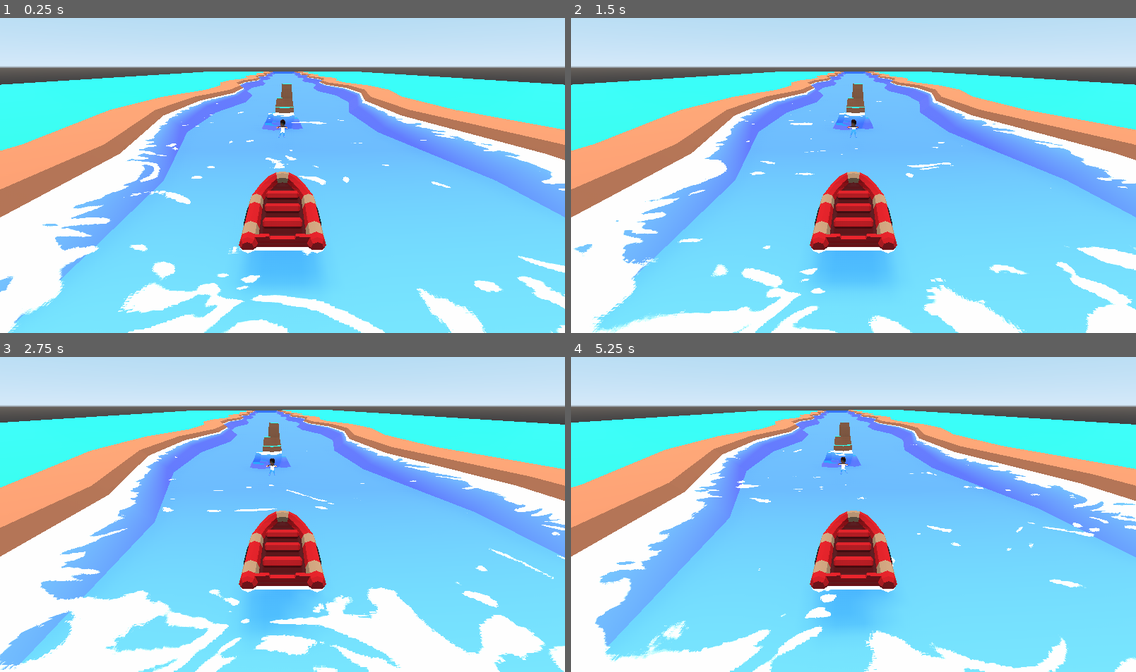
Above: before the commit, frames 1-4 (two rows, left to right).
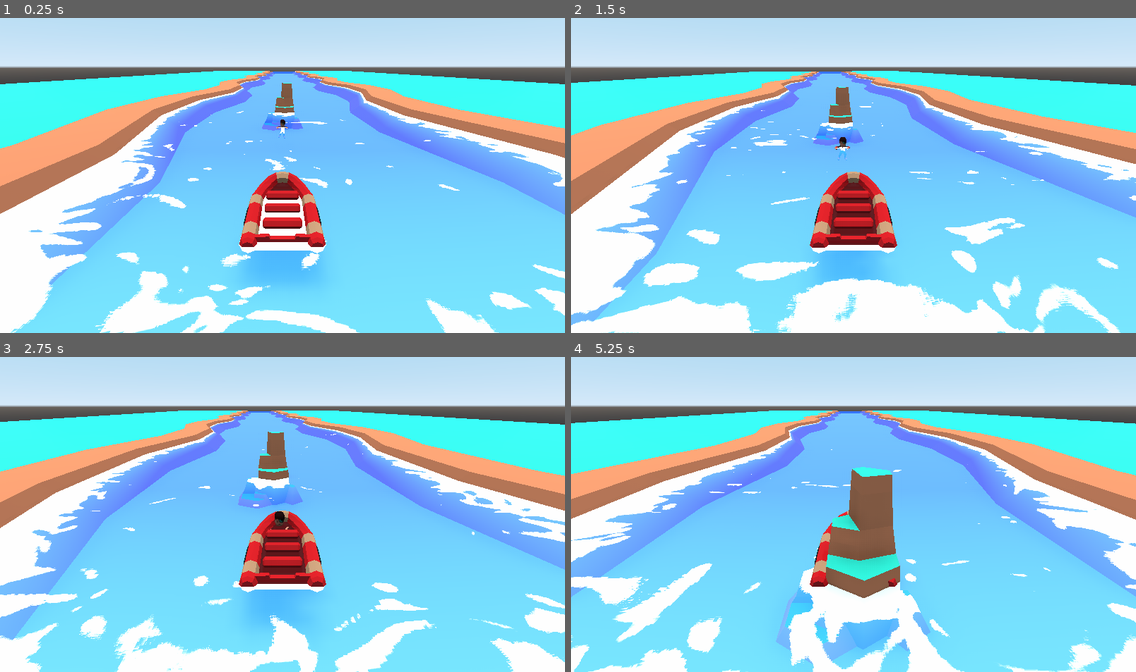
Above: after the commit, the same moments.

Repository: dnadan2/lazy-rapids
Game: Godot game, scene res://Root.tscn
The game is run twice, just before and just after one commit, with the same random seed, the same clock (stepped at 60 frames per second) and the same inputs.
Inputs (mouse positions are in pixels of both pictures, inside the frame that each line leads up to):
- Up to frame 1 (0.25 s): no input
- Up to frame 2 (1.5 s): move the mouse to (977, 150) at 0.52 s; click (977, 150) at 0.67 s; move the mouse to (740, 184) at 1.27 s; click (740, 184) at 1.42 s
- Up to frame 3 (2.75 s): move the mouse to (339, 435) at 2.02 s; click (339, 435) at 2.17 s
- Up to frame 4 (5.25 s): move the mouse to (825, 574) at 2.77 s; click (825, 574) at 2.92 s; move the mouse to (1023, 555) at 3.52 s; click (1023, 555) at 3.67 s; move the mouse to (684, 457) at 4.27 s; click (684, 457) at 4.42 s; move the mouse to (881, 508) at 5.02 s; click (881, 508) at 5.17 s

The runs differ from the first frame. In frame 1, 11% of the frame differs, in the area x 0-100%, y 16-100%; in frame 2, 26%; in frame 3, 31%; in frame 4, 36%.

Commit message:
bouyancy and simple boat physics

Diff:
--- a/Boat/Lifeboat.gd
+++ b/Boat/Lifeboat.gd
@@ -1,27 +1,30 @@
 extends RigidBody
 
-const ACCELERATION = Vector3(0,0,1)
-const MAX_SPEED = 5
+const ACCELERATION = 100
 var targetXPos = null
 
-func transitionToXPos(xPos, size):
+func transitionToXPos(xPos, size, delta):
 	if xPos > size / 2:
-		rotation_degrees.y -= 1
+		add_torque(Vector3(0,-50,0) * delta)
 	else:
-		rotation_degrees.y += 1
-
-	if rotation_degrees.y < 0:
-		rotation_degrees.y = min(-130, rotation_degrees.y)
-	else:
-		rotation_degrees.y = max(130, rotation_degrees.y)
+		add_torque(Vector3(0,50,0) * delta)
 
 func stopTransitioningToXPos():
 	targetXPos = null
 
 func _physics_process(delta):
+	apply_central_impulse(Vector3(0,0,-5) * delta)
+
 	var velocity = Vector3(sin(rotation_degrees.y),0, cos(rotation_degrees.y)) * 10
 
-	add_force(ACCELERATION * delta, Vector3.ZERO)
+	if Input.is_mouse_button_pressed(2):
+		var vector = Vector3(sin(rotation.y), 0, cos(rotation.y))
+		apply_central_impulse(vector * ACCELERATION * delta)
 
 	if Input.is_mouse_button_pressed(1):
-		transitionToXPos(get_viewport().get_mouse_position(), get_viewport().get_size())
+		transitionToXPos(get_viewport().get_mouse_position(), get_viewport().get_size(), delta)
+
+	var gravity = 0.5
+	var bouyancy = max(0, min(1, (0.17 - translation.y) / 0.17))
+
+	apply_central_impulse(Vector3(0, (bouyancy - gravity) * 9.8 * 2 * delta, 0))
--- a/Boat/Lifeboat.tscn
+++ b/Boat/Lifeboat.tscn
@@ -66,10 +66,11 @@
 points = PoolVector3Array( 0, -0.00190623, 0.00145034, -0.00145085, -0.00144868, 0.00145034, 0, -0.00144868, 0.00145034 …(61120 unchanged characters)…
 
 [node name="Lifeboat" type="RigidBody"]
-transform = Transform( 1, 0, 0, 0, -4.37114e-08, 1, 0, -1, -4.37114e-08, 0, 0, 0 )
+transform = Transform( 1, 0, 0, 0, -4.37114e-08, 1, 0, -1, -4.37114e-08, -0.00527632, 0.0850183, 0.00403428 )
 gravity_scale = 0.0
-axis_lock_linear_x = true
 axis_lock_angular_x = true
+linear_damp = 5.0
+angular_damp = 3.0
 script = ExtResource( 2 )
 
 [node name="Lifeboat" type="MeshInstance" parent="."]
@@ -86,3 +87,5 @@
 
 [node name="Camera" parent="." instance=ExtResource( 6 )]
 transform = Transform( -1, 6.38138e-08, -1.36849e-07, -1.50925e-07, -0.394599, 0.918853, 4.63494e-09, 0.918853, 0.394599, -2.83117e-07, 1.88808, 1.28678 )
+
+[node name="MeshInstance" type="MeshInstance" parent="."]
--- a/Scenery/River Segment.tscn
+++ b/Scenery/River Segment.tscn
@@ -7,8 +7,6 @@
 [sub_resource type="QuadMesh" id=1]
 
 [sub_resource type="QuadMesh" id=2]
-
-[sub_resource type="BoxShape" id=3]
 
 [node name="River Segment" type="Spatial"]
 
@@ -22,16 +20,10 @@
 mesh = SubResource( 1 )
 material/0 = ExtResource( 3 )
 
-[node name="StaticBody" type="StaticBody" parent="."]
-
-[node name="water" type="MeshInstance" parent="StaticBody"]
+[node name="water" type="MeshInstance" parent="."]
 transform = Transform( 10, 0, 0, 0, -4.37114e-07, 1, 0, -10, -4.37114e-08, 0, 0.14, 0 )
 mesh = SubResource( 2 )
 material/0 = ExtResource( 2 )
 
-[node name="CollisionShape" type="CollisionShape" parent="StaticBody"]
-transform = Transform( 5, 0, 0, 0, 0.3, 0, 0, 0, 5, 0, -0.3, 0 )
-shape = SubResource( 3 )
-
 [node name="ground_riverStraight" parent="." instance=ExtResource( 1 )]
 transform = Transform( 10, 0, 0, 0, 10, 0, 0, 0, 10, 0, 0.763, 0 )
--- a/Singletons/GlobalConstants.gd
+++ /dev/null
@@ -1,3 +0,0 @@
-extends Node
-
-var MainCamera
Not shown: 1 places in Scenery/River Segment.tscn that only renumber resources
